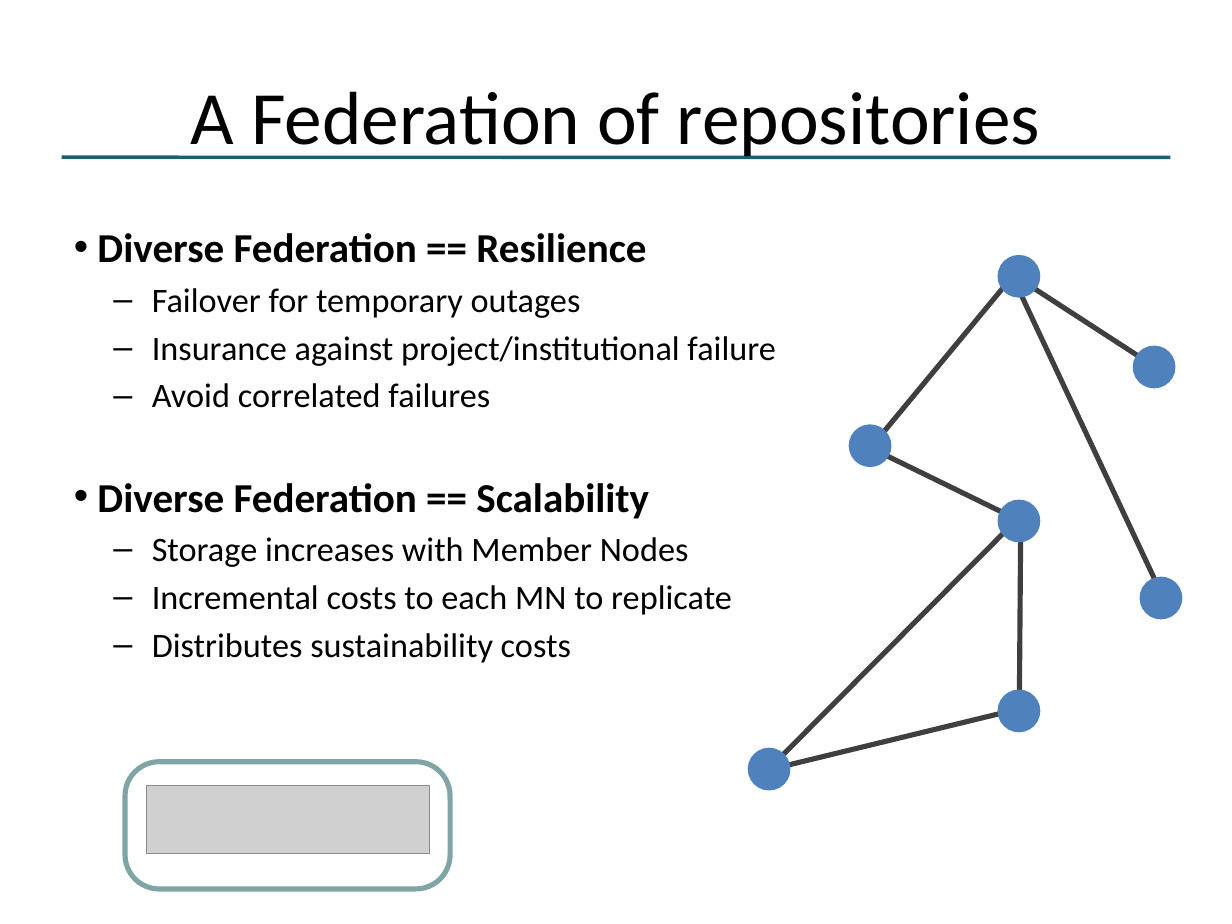
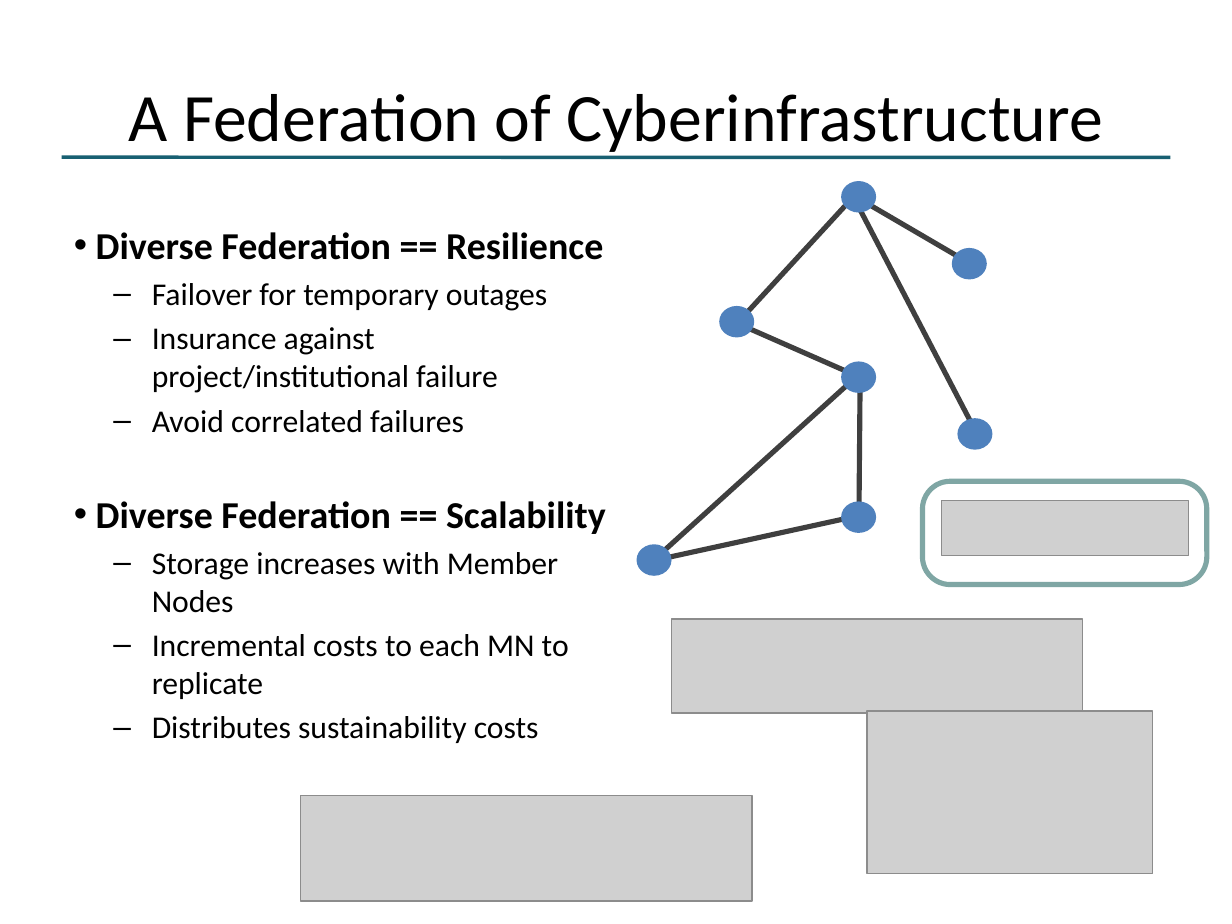
Before and after one commit to NCEAS/oss-2014, a slide deck: slide 22 of day-03/DataMgmnt_v0.pptx (slide 18 before the commit). Drawn at 1232x924 pixels with LibreOffice and Linux fonts; fonts in the diff are those of the drawing; grey boxes stand for pictures. Boxes give left, top, right and bottom in pixels: in the first picture for what was removed or moved away, otherwise in the second. Text is boxed around its words. In the diff, an @@ line names an element or a change of style, - is before the commit and + after.

Commit message:
Updated presentation slides
Final? version of slides.

```diff
--- a/day-03/DataMgmnt_v0.pptx
+++ b/day-03/DataMgmnt_v0.pptx
@@ title at <box>129,94,1102,158</box>: text changed; size 44 to 39.6 pt @@
-A Federation of repositories
+A Federation of Cyberinfrastructure
@@ line moved from (1005, 285) - (878, 439) to (848, 203) - (743, 317) @@
@@ ellipse: place and size @@
-ellipse at <box>998,255,1041,298</box>
+ellipse at <box>841,181,876,213</box>
@@ line moved from (1158, 586) - (1016, 285) to (972, 425) - (856, 203) @@
@@ line moved from (1029, 285) - (1141, 357) to (867, 203) - (958, 257) @@
@@ text "Diverse Federation == Resilience" at <box>96,232,606,743</box>: size 24 to 22.2 pt in "Diverse Federation == Resilience", "Diverse Federation == Scalability"; size 20 to 18.5 pt in "Failover for temporary outages", "Insurance against project/institutional failure", "Avoid correlated failures", "Storage increases with Member Nodes" and 2 more places @@
@@ ellipse: place and size @@
-ellipse at <box>1132,346,1175,389</box>
+ellipse at <box>952,248,987,280</box>
@@ ellipse: place and size @@
-ellipse at <box>849,424,892,467</box>
+ellipse at <box>719,306,754,338</box>
@@ line moved from (878, 451) - (1007, 515) to (743, 326) - (849, 372) @@
@@ line moved from (771, 766) - (1008, 529) to (657, 558) - (850, 383) @@
@@ ellipse: place and size @@
-ellipse at <box>998,500,1041,543</box>
+ellipse at <box>841,361,876,393</box>
@@ line moved from (1020, 531) - (1019, 702) to (860, 384) - (859, 510) @@
@@ ellipse: place and size @@
-ellipse at <box>1140,577,1183,620</box>
+ellipse at <box>957,418,992,450</box>
@@ ellipse: place and size @@
-ellipse at <box>998,690,1041,733</box>
+ellipse at <box>841,501,876,533</box>
@@ rounded rectangle: place and size @@
-rounded rectangle at <box>124,761,450,888</box>
+rounded rectangle at <box>923,482,1207,585</box>
@@ picture added at <box>941,500,1189,556</box> @@
@@ line moved from (777, 768) - (1008, 712) to (660, 559) - (850, 517) @@
@@ ellipse: place and size @@
-ellipse at <box>748,748,791,791</box>
+ellipse at <box>637,545,671,577</box>
@@ picture added at <box>671,618,1082,712</box> @@
@@ picture added at <box>867,711,1153,873</box> @@
@@ picture removed at <box>147,786,429,854</box> @@
@@ picture added at <box>301,796,753,901</box> @@
```
Also in this commit, not shown: 9 other slides changed, 8 slides added, 1 slide removed.
